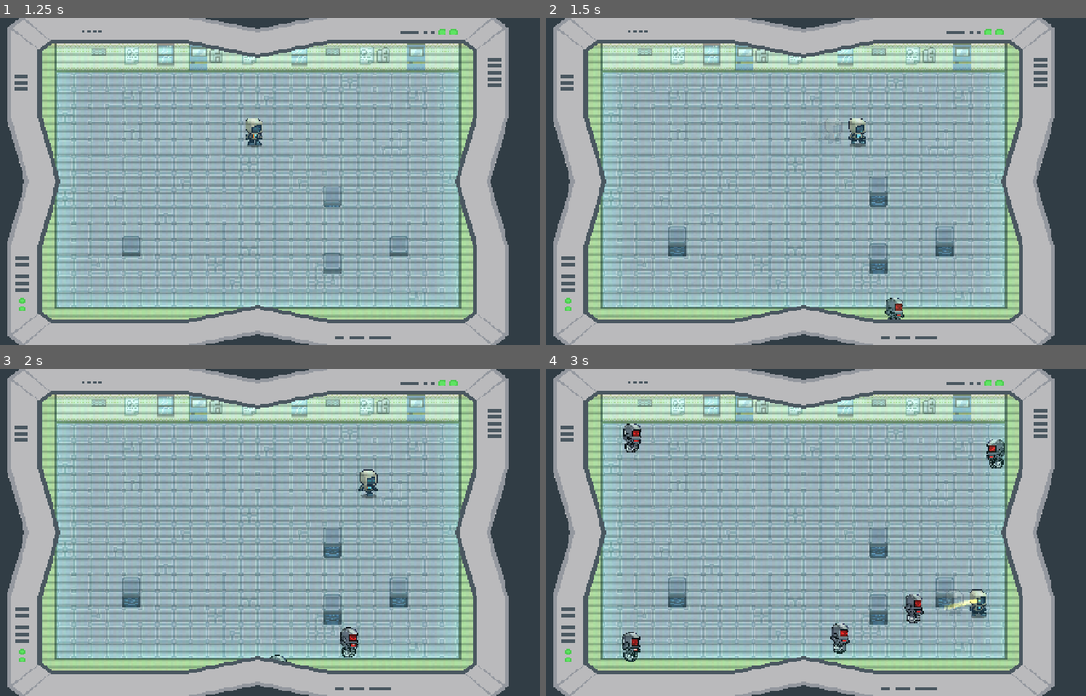
Above: before the commit, frames 1-4 (two rows, left to right).
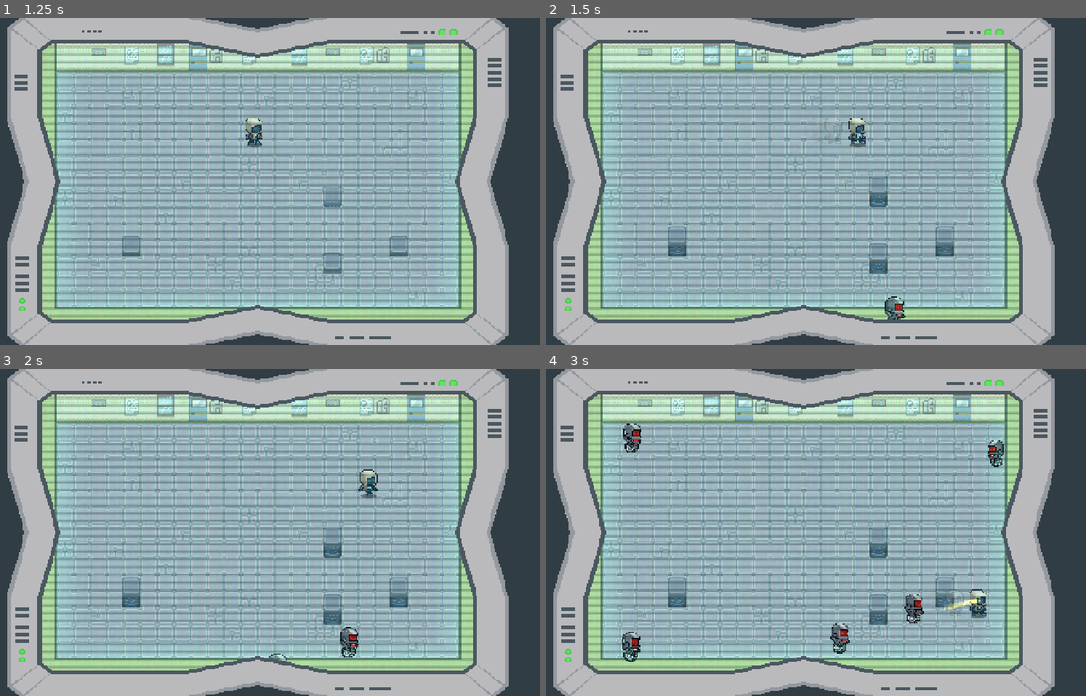
Above: after the commit, the same moments.

Repository: MaulIshak/gamedev-tv
Game: Godot game, scene res://scenes/gameplay.tscn
Same seed, same stepped clock (60 frames per second), same inputs: the game is played once before the commit and once after it. Sound files missing from this copy of the repository are replaced by a short silence.
Inputs (mouse positions are in pixels of both pictures, inside the frame that each line leads up to):
- Up to frame 1 (1.25 s): click "Start Game" at 0.5 s
- Up to frame 2 (1.5 s): move the mouse to (924, 165) at 1.27 s; hold D (move_right) from 1.28 s (still down); tap Shift (dash) at 1.35 s; click (924, 165) at 1.42 s
- Up to frame 3 (2 s): keep holding D (move_right)
- Up to frame 4 (3 s): move the mouse to (681, 548) at 2.02 s; release D (move_right) at 2.03 s; hold S (move_down) 2.03-2.78 s; tap Shift (dash) at 2.1, 2.85 s; move the mouse to (853, 460) at 2.77 s; hold D (move_right) from 2.78 s (still down)

Frame 1 is identical in both runs. In frame 2, less than 0.1% of the frame differs, in the area x 62-67%, y 85-93%; in frame 3, less than 0.1%; in frame 4, 0.2%, in the area x 81-85%, y 21-31%.

Commit message:
add enemy juice

Diff:
--- a/scenes/enemy.tscn
+++ b/scenes/enemy.tscn
@@ -75,6 +75,25 @@
 [sub_resource type="CircleShape2D" id="CircleShape2D_7p1mj"]
 radius = 9.0
 
+[sub_resource type="Curve" id="Curve_5uy6h"]
+_data = [Vector2(0, 0), 0.0, 0.0, 0, 0, Vector2(0.5035842, 1), 0.0, 0.0, 0, 0, Vector2(1, 0), 0.0, 0.0, 0, 0]
+point_count = 3
+
+[sub_resource type="CurveTexture" id="CurveTexture_c4w8v"]
+curve = SubResource("Curve_5uy6h")
+
+[sub_resource type="ParticleProcessMaterial" id="ParticleProcessMaterial_5uy6h"]
+particle_flag_disable_z = true
+spread = 180.0
+initial_velocity_min = 30.0
+initial_velocity_max = 80.0
+gravity = Vector3(0, 0, 0)
+damping_min = 10.0
+damping_max = 50.000004
+scale_min = 2.0
+scale_max = 2.0
+scale_curve = SubResource("CurveTexture_c4w8v")
+
 [node name="Enemy" type="CharacterBody2D" unique_id=1677773022]
 collision_layer = 0
 collision_mask = 8
@@ -121,6 +140,16 @@
 
 [node name="AttackTimer" type="Timer" parent="." unique_id=1746562947]
 
+[node name="GPUParticles2D" type="GPUParticles2D" parent="." unique_id=2087517028]
+visible = false
+position = Vector2(0, -4)
+emitting = false
+amount = 50
+lifetime = 0.5
+one_shot = true
+explosiveness = 1.0
+process_material = SubResource("ParticleProcessMaterial_5uy6h")
+
 [connection signal="area_entered" from="HurtBox" to="." method="_on_hurt_box_area_entered"]
 [connection signal="body_entered" from="Hitbox" to="." method="_on_hitbox_body_entered"]
 [connection signal="body_exited" from="Hitbox" to="." method="_on_hitbox_body_exited"]
--- /dev/null
+++ b/scenes/enemy_explosion_particles.tscn
@@ -0,0 +1,15 @@
+[gd_scene format=3]
+
+[ext_resource type="Script" path="res://scripts/effects/enemy_explosion_particles.gd" id="1_enemy_particles"]
+
+[node name="EnemyExplosionParticles" type="Node2D"]
+script = ExtResource("1_enemy_particles")
+
+[node name="GPUParticles2D" type="GPUParticles2D" parent="."]
+amount = 28
+lifetime = 0.35
+one_shot = true
+explosiveness = 1.0
+local_coords = false
+emitting = false
+z_index = 10
--- /dev/null
+++ b/scripts/effects/enemy_explosion_particles.gd
@@ -0,0 +1,67 @@
+class_name EnemyExplosionParticles
+extends Node2D
+
+@export var burst_amount: int = 28
+@export var burst_lifetime: float = 0.35
+@export var burst_speed_min: float = 90.0
+@export var burst_speed_max: float = 190.0
+@export var burst_gravity: float = 180.0
+
+@onready var particles: GPUParticles2D = $GPUParticles2D
+
+
+func _ready() -> void:
+    particles.amount = burst_amount
+    particles.lifetime = burst_lifetime
+    particles.one_shot = true
+    particles.explosiveness = 1.0
+    particles.local_coords = false
+    particles.emitting = false
+    particles.texture = _create_particle_texture()
+    particles.process_material = _create_process_material()
+    particles.emitting = true
+
+    await get_tree().create_timer(burst_lifetime + 0.35).timeout
+    queue_free()
+
+
+func _create_process_material() -> ParticleProcessMaterial:
+    var process_material := ParticleProcessMaterial.new()
+    process_material.direction = Vector3(0.0, -1.0, 0.0)
+    process_material.spread = 180.0
+    process_material.initial_velocity_min = burst_speed_min
+    process_material.initial_velocity_max = burst_speed_max
+    process_material.gravity = Vector3(0.0, burst_gravity, 0.0)
+    process_material.angular_velocity_min = -360.0
+    process_material.angular_velocity_max = 360.0
+    process_material.scale_min = 0.35
+    process_material.scale_max = 1.0
+    process_material.scale_curve = _create_scale_curve_texture()
+    process_material.color = Color(1.0, 1.0, 1.0, 1.0)
+    return process_material
+
+
+func _create_particle_texture() -> Texture2D:
+    var image := Image.create(16, 16, false, Image.FORMAT_RGBA8)
+    var center := Vector2(7.5, 7.5)
+    var max_distance := 7.5
+
+    for y in range(16):
+        for x in range(16):
+            var pixel_position := Vector2(x, y)
+            var distance := pixel_position.distance_to(center)
+            var alpha := clampf(1.0 - distance / max_distance, 0.0, 1.0)
+            image.set_pixel(x, y, Color(1.0, 1.0, 1.0, alpha * alpha))
+
+    return ImageTexture.create_from_image(image)
+
+
+func _create_scale_curve_texture() -> CurveTexture:
+    var curve := Curve.new()
+    curve.add_point(Vector2(0.0, 1.0))
+    curve.add_point(Vector2(0.35, 1.15))
+    curve.add_point(Vector2(1.0, 0.0))
+
+    var curve_texture := CurveTexture.new()
+    curve_texture.curve = curve
+    return curve_texture
--- a/scripts/enemy/enemy.gd
+++ b/scripts/enemy/enemy.gd
@@ -1,6 +1,7 @@
 extends CharacterBody2D
 
 const HIT_DAMAGE_SFX: AudioStream = preload("res://assets/audio/sfx/hit_damage.wav")
+const ENEMY_EXPLOSION_PARTICLES_SCENE: PackedScene = preload("res://scenes/enemy_explosion_particles.tscn")
 
 @export_group("Navigation Settings")
 ## The movement speed of the entity
@@ -36,6 +37,7 @@
 var _damage_immunity_timer: float = 0.0
 var _damage_immunity_duration: float = 0.5
 var _damage_flash_tween: Tween
+var _spawn_tween: Tween
 
 func _ready():
     # Connect signals
@@ -59,20 +61,35 @@
     # hitbox_area.body_exited.connect(_on_hitbox_body_exited)
     attack_timer.timeout.connect(_on_attack_timer_timeout)
 
-    # Setup stats
-    health = enemy_stats.health
-    damage = enemy_stats.damage
-    sprite.sprite_frames = enemy_stats.sprite_frames
-    sprite.scale = enemy_stats.sprite_scale
-    hitbox_area.shape.radius = enemy_stats.hitbox_radius
-    attack_timer.wait_time = enemy_stats.attack_cooldown
-    movement_speed = movement_speed * enemy_stats.movement_speed_multiplier
-    _base_movement_speed = movement_speed
+    _apply_enemy_stats()
 
     _damage_immunity_duration = 0.5 + UpgradeManager.get_stat_add("enemy_immunity")
 
     sprite.flip_h = false
     sprite.play("default")
+    _play_spawn_animation()
+
+func _apply_enemy_stats() -> void:
+    var stats: EnemyStats = enemy_stats
+    if stats == null:
+        stats = EnemyStats.new()
+
+    # Setup stats from the assigned resource, falling back to the resource defaults.
+    health = stats.health
+    damage = stats.damage
+
+    if stats.sprite_frames != null:
+        sprite.sprite_frames = stats.sprite_frames
+
+    sprite.scale = Vector2.ZERO
+
+    if hitbox_area.shape is CircleShape2D:
+        (hitbox_area.shape as CircleShape2D).radius = stats.hitbox_radius
+
+    attack_timer.wait_time = stats.attack_cooldown
+
+    _base_movement_speed = movement_speed
+    movement_speed = _base_movement_speed * stats.movement_speed_multiplier
 
 func _process(delta: float) -> void:
     if _damage_immunity_timer > 0.0:
@@ -179,6 +196,7 @@
     movement_speed = _base_movement_speed * _active_slow_amount
 
     if health <= 0:
+        _spawn_death_particles()
         queue_free()
 
 
@@ -198,3 +216,34 @@
     var camera := get_viewport().get_camera_2d()
     if camera != null and camera.has_method("shake"):
         camera.call("shake", 0.65, 0.08)
+
+
+func _play_spawn_animation() -> void:
+    if _spawn_tween != null:
+        _spawn_tween.kill()
+
+    sprite.scale = Vector2.ZERO
+    _spawn_tween = create_tween()
+    _spawn_tween.set_trans(Tween.TRANS_BACK)
+    _spawn_tween.set_ease(Tween.EASE_OUT)
+    var stats: EnemyStats = enemy_stats
+    if stats == null:
+        stats = EnemyStats.new()
+    _spawn_tween.tween_property(sprite, "scale", stats.sprite_scale, 0.18)
+
+
+func _spawn_death_particles() -> void:
+    if ENEMY_EXPLOSION_PARTICLES_SCENE == null:
+        return
+
+    var explosion_particles := ENEMY_EXPLOSION_PARTICLES_SCENE.instantiate() as Node2D
+    if explosion_particles == null:
+        return
+
+    explosion_particles.global_position = global_position
+
+    var scene_root := get_tree().current_scene
+    if scene_root == null:
+        scene_root = get_tree().root
+
+    scene_root.add_child(explosion_particles)
--- a/scripts/enemy/resources/elite_enemy.tres
+++ b/scripts/enemy/resources/elite_enemy.tres
@@ -43,7 +43,7 @@
 script = ExtResource("1_l81rb")
 health = 100
 damage = 2
-attack_cooldown = 0.4
+movement_speed_multiplier = 0.4
 sprite_frames = SubResource("SpriteFrames_2acvk")
 sprite_scale = Vector2(0.8, 0.8)
 metadata/_custom_type_script = "uid://bqor8j4mj21im"
--- a/scripts/enemy/resources/small_enemy.tres
+++ b/scripts/enemy/resources/small_enemy.tres
@@ -1,38 +1,38 @@
 [gd_resource type="Resource" script_class="EnemyStats" format=3 uid="uid://o5rcjqg7r3qh"]
 
 [ext_resource type="Script" uid="uid://bqor8j4mj21im" path="res://scripts/enemy/enemt_stats.gd" id="1_es6kt"]
-[ext_resource type="Texture2D" uid="uid://bnsswiwlxhxhs" path="res://assets/sprites/enemy/enemy2Normall.png" id="2_cey1a"]
+[ext_resource type="Texture2D" uid="uid://b1e2ir122tn4b" path="res://assets/sprites/enemy/enemy1small.png" id="3_n6lfd"]
 
-[sub_resource type="AtlasTexture" id="AtlasTexture_n6lfd"]
-atlas = ExtResource("2_cey1a")
+[sub_resource type="AtlasTexture" id="AtlasTexture_tvxks"]
+atlas = ExtResource("3_n6lfd")
 region = Rect2(0, 0, 64, 64)
 
-[sub_resource type="AtlasTexture" id="AtlasTexture_b6os8"]
-atlas = ExtResource("2_cey1a")
+[sub_resource type="AtlasTexture" id="AtlasTexture_46sxg"]
+atlas = ExtResource("3_n6lfd")
 region = Rect2(64, 0, 64, 64)
 
-[sub_resource type="AtlasTexture" id="AtlasTexture_s885q"]
-atlas = ExtResource("2_cey1a")
+[sub_resource type="AtlasTexture" id="AtlasTexture_jvifl"]
+atlas = ExtResource("3_n6lfd")
 region = Rect2(128, 0, 64, 64)
 
-[sub_resource type="AtlasTexture" id="AtlasTexture_6w38v"]
-atlas = ExtResource("2_cey1a")
+[sub_resource type="AtlasTexture" id="AtlasTexture_x1pgf"]
+atlas = ExtResource("3_n6lfd")
 region = Rect2(192, 0, 64, 64)
 
 [sub_resource type="SpriteFrames" id="SpriteFrames_tvxks"]
 animations = [{
 "frames": [{
 "duration": 1.0,
-"texture": SubResource("AtlasTexture_n6lfd")
+"texture": SubResource("AtlasTexture_tvxks")
 }, {
 "duration": 1.0,
-"texture": SubResource("AtlasTexture_b6os8")
+"texture": SubResource("AtlasTexture_46sxg")
 }, {
 "duration": 1.0,
-"texture": SubResource("AtlasTexture_s885q")
+"texture": SubResource("AtlasTexture_jvifl")
 }, {
 "duration": 1.0,
-"texture": SubResource("AtlasTexture_6w38v")
+"texture": SubResource("AtlasTexture_x1pgf")
 }],
 "loop": true,
 "name": &"default",
@@ -43,5 +43,6 @@
 script = ExtResource("1_es6kt")
 movement_speed_multiplier = 0.8
 sprite_frames = SubResource("SpriteFrames_tvxks")
+sprite_scale = Vector2(0.8, 0.8)
 hitbox_radius = 10.0
 metadata/_custom_type_script = "uid://bqor8j4mj21im"
Not shown, changed: assets/audio/bgm/Calibration_Room_Seven.mp3.import
Not shown, added: scripts/effects/enemy_explosion_particles.gd.uid
